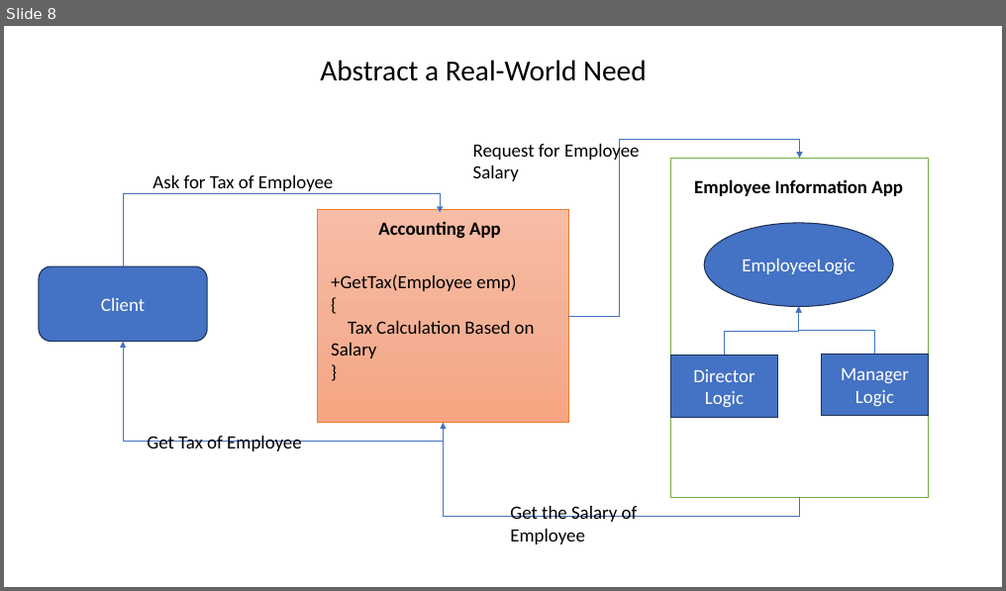
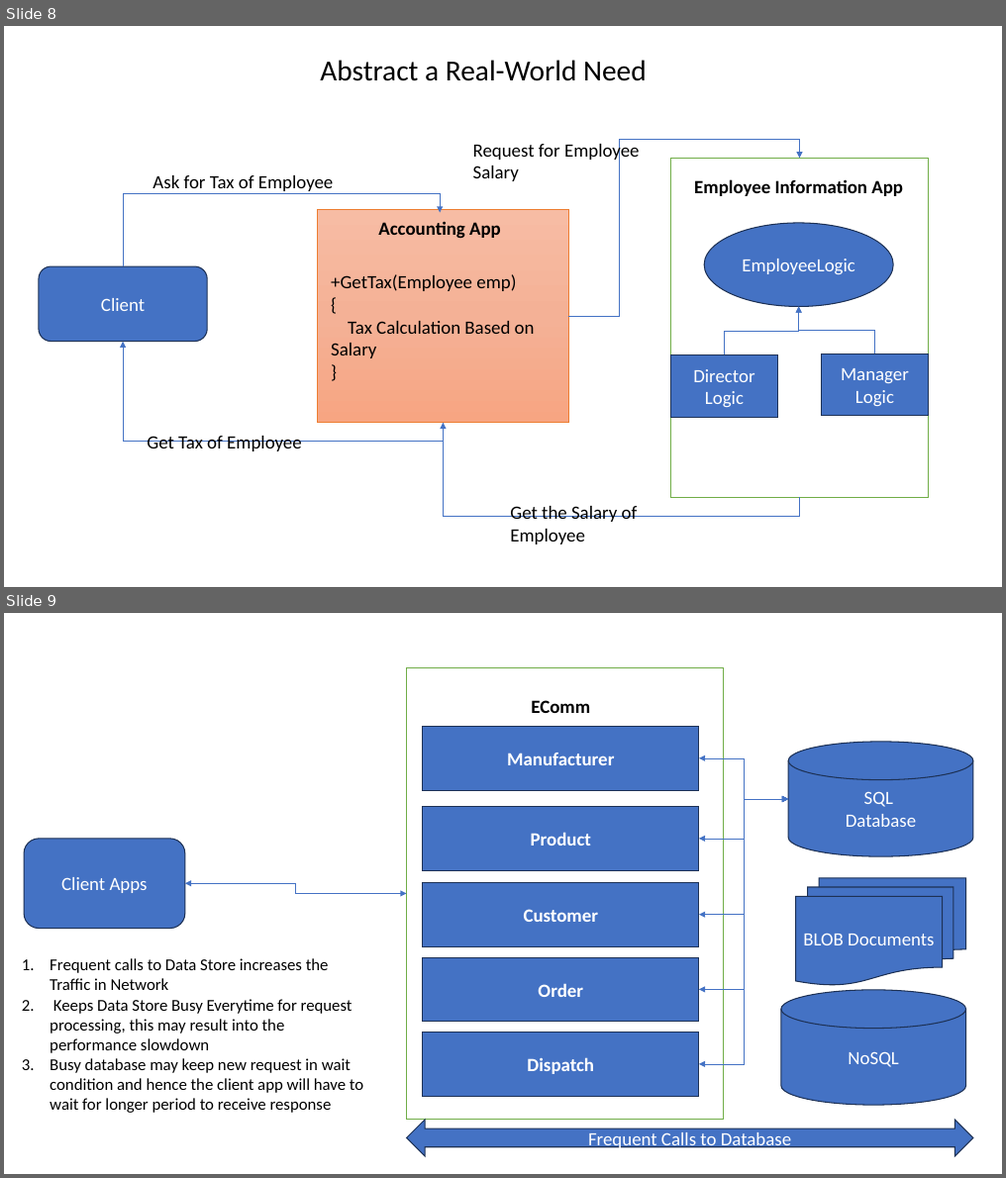
Before and after one commit to maheshsabnis/capita_sept_2023_Oct, a slide deck: Images.pptx. Shown one above the other, each under a label of ours: slide 8 before the commit, slides 8 and 9 after it. The pictures are 1006x591 and 1006x1178 pixels, drawn with LibreOffice and Linux fonts; fonts in the diff are those of the drawing. Boxes give left, top, right and bottom in pixels: in the first picture for what was removed or moved away, otherwise in the second. Text is boxed around its words. In the diff, an @@ line names an element or a change of style, - is before the commit and + after.

```diff
--- a/Images.pptx
+++ b/Images.pptx
@@ slide 9 added at <box>4,613,1002,1174</box>, background #FFFFFF @@
@@ rectangle added at <box>407,667,724,1120</box>, fill #FFFFFF, outline #70AD47 1 pt @@
@@ text added at <box>531,700,590,713</box>, 18 pt, text #000000, bold @@
+EComm
@@ rectangle added at <box>423,726,699,790</box>, fill #4472C4, outline #1E3256 1 pt, 18 pt, text #FFFFFF, bold @@
+Manufacturer
@@ elbow double arrow added from (699, 759) to (788, 799), #4472C4 0.5 pt @@
@@ cylinder added at <box>788,742,973,858</box>, fill #4472C4, outline #1E3256 1 pt, 18 pt, text #FFFFFF @@
+SQL
+Database
@@ rectangle added at <box>423,807,699,871</box>, fill #4472C4, outline #1E3256 1 pt, 18 pt, text #FFFFFF, bold @@
+Product
@@ elbow double arrow added from (699, 839) to (788, 799), #4472C4 0.5 pt @@
@@ elbow double arrow added from (699, 915) to (788, 799), #4472C4 0.5 pt @@
@@ elbow double arrow added from (699, 989) to (788, 799), #4472C4 0.5 pt @@
@@ elbow double arrow added from (699, 1064) to (788, 799), #4472C4 0.5 pt @@
@@ rounded rectangle added at <box>24,839,185,928</box>, fill #4472C4, outline #1E3256 1 pt, 18 pt, text #FFFFFF @@
+Client Apps
@@ flow chart multidocument added at <box>796,878,966,985</box>, fill #4472C4, outline #1E3256 1 pt, 18 pt, text #FFFFFF @@
+BLOB Documents
@@ elbow double arrow added from (185, 883) to (407, 894), #4472C4 0.5 pt @@
@@ rectangle added at <box>423,882,699,947</box>, fill #4472C4, outline #1E3256 1 pt, 18 pt, text #FFFFFF, bold @@
+Customer
@@ text added at <box>50,959,363,1113</box>, 16 pt, text #000000 @@
+1. Frequent calls to Data Store increases the Traffic in Network
+2. Keeps Data Store Busy Everytime for request processing, this may result into the performance slowdown
+3. Busy database may keep new request in wait condition and hence the client app will have to wait for longer period to receive response
@@ rectangle added at <box>423,958,699,1022</box>, fill #4472C4, outline #1E3256 1 pt, 18 pt, text #FFFFFF, bold @@
+Order
@@ cylinder added at <box>781,990,966,1106</box>, fill #4472C4, outline #1E3256 1 pt, 18 pt, text #FFFFFF @@
+NoSQL
@@ rectangle added at <box>423,1032,699,1096</box>, fill #4472C4, outline #1E3256 1 pt, 18 pt, text #FFFFFF, bold @@
+Dispatch
@@ left right arrow added at <box>407,1120,973,1157</box>, fill #4472C4, outline #1E3256 1 pt, 18 pt, text #FFFFFF @@
+Frequent Calls to Database
```
Also in this commit, not shown: 2 slides changed, 6 other slides added, 29 other files.
